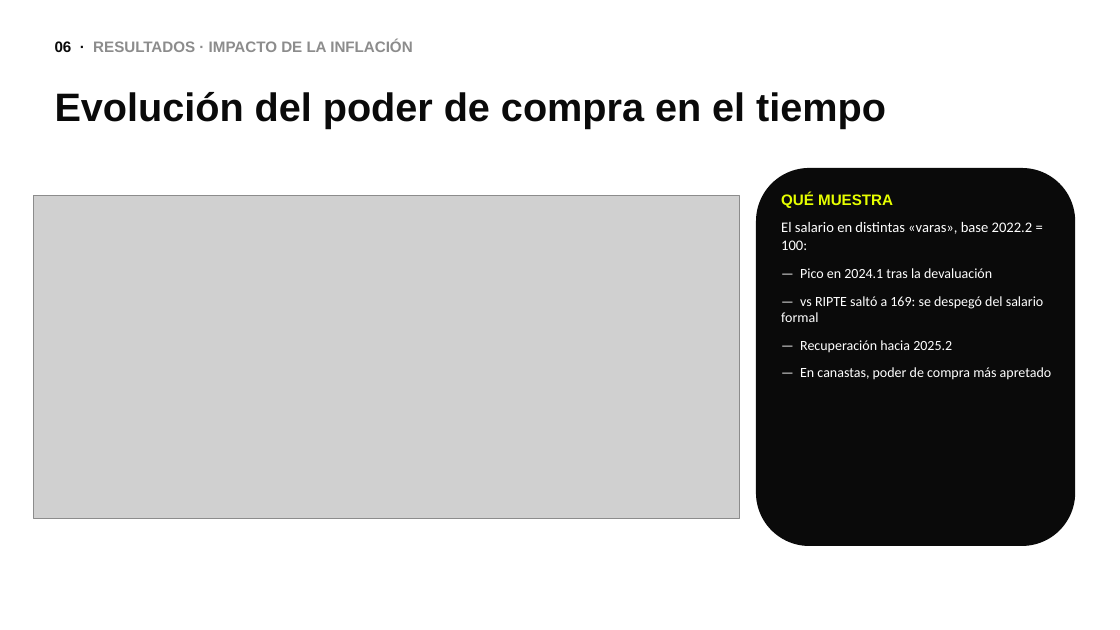
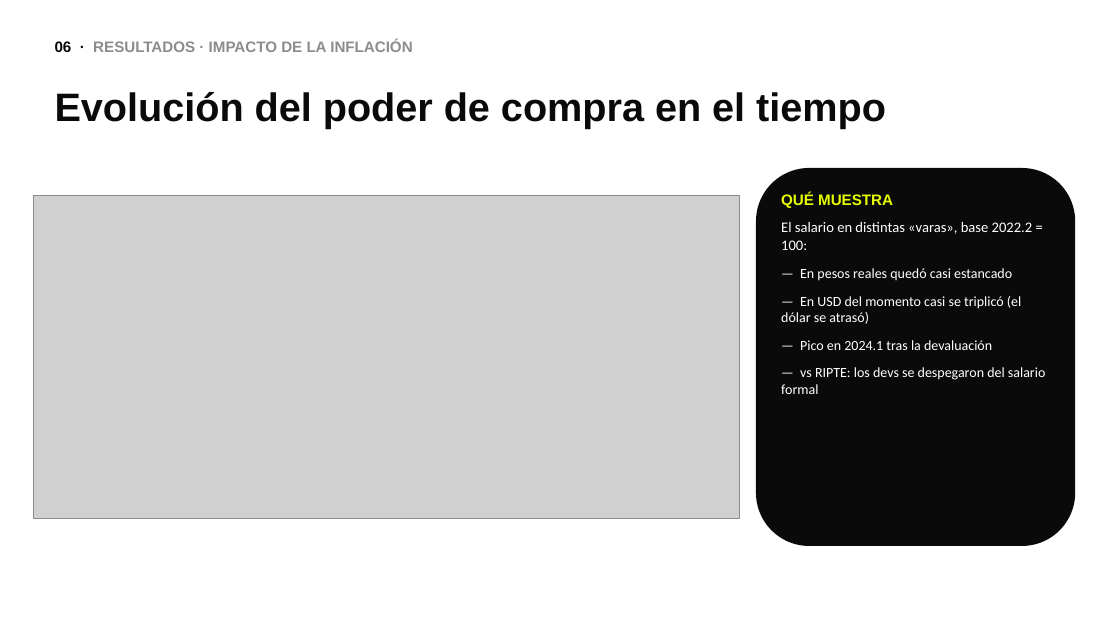
Before and after one commit to fbmassi/tpo-sueldos, a slide deck: slide 20 of presentacion/defensa_oral.pptx. Drawn at 1120x630 pixels with LibreOffice and Linux fonts; fonts in the diff are those of the drawing; grey boxes stand for pictures. Boxes give left, top, right and bottom in pixels: in the first picture for what was removed or moved away, otherwise in the second. Text is boxed around its words. In the diff, an @@ line names an element or a change of style, - is before the commit and + after.

```diff
--- a/presentacion/defensa_oral.pptx
+++ b/presentacion/defensa_oral.pptx
@@ text at (781, 268, 1021, 324): paragraphs added @@
+— En pesos reales quedó casi estancado
+— En USD del momento casi se triplicó (el dólar se atrasó)
@@ text at (781, 367, 1046, 394): text changed @@
-— vs RIPTE saltó a 169: se despegó del salario formal
-— Recuperación hacia 2025.2
-— En canastas, poder de compra más apretado
+— vs RIPTE: los devs se despegaron del salario formal
```
Also in this commit, not shown: 7 other files.
